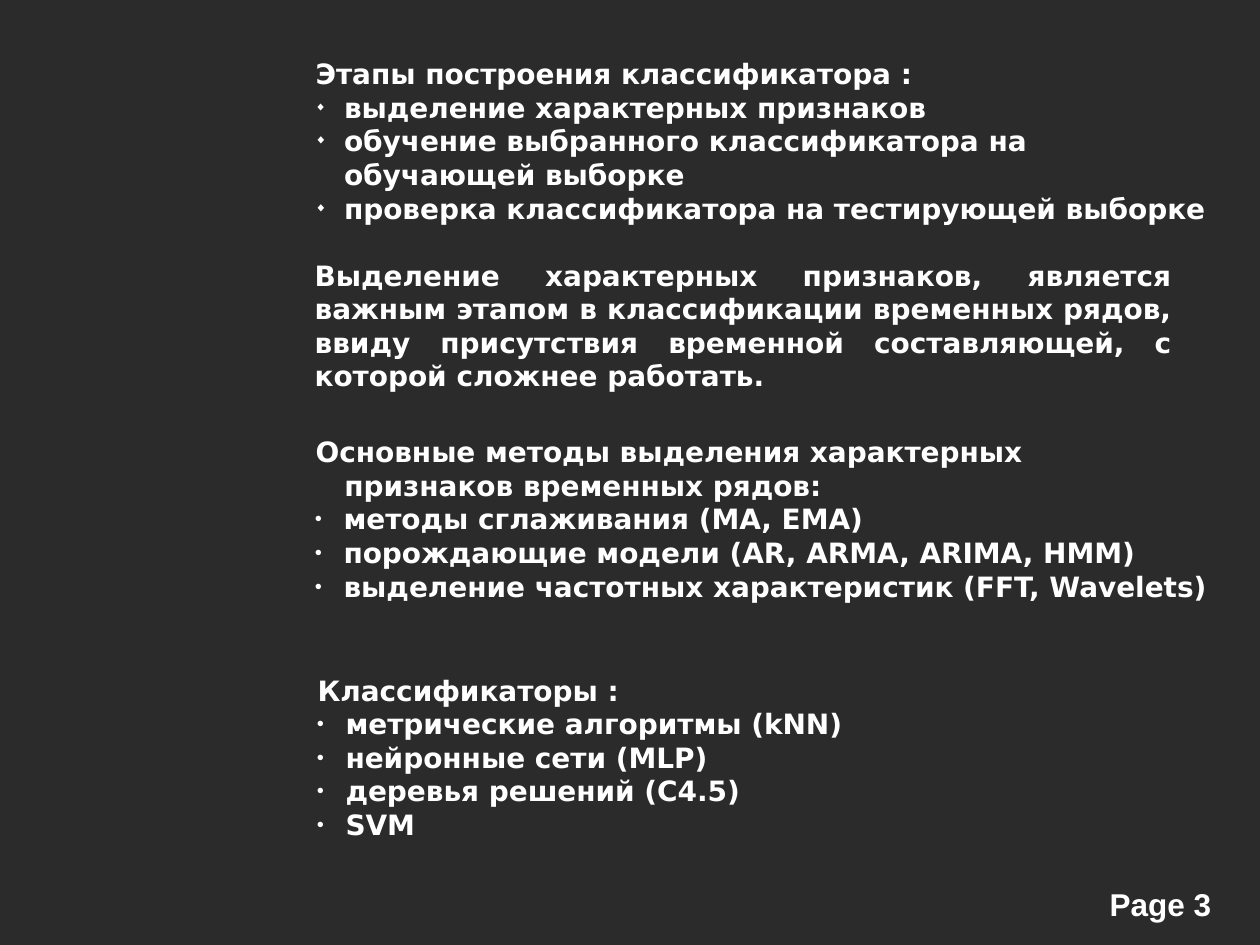
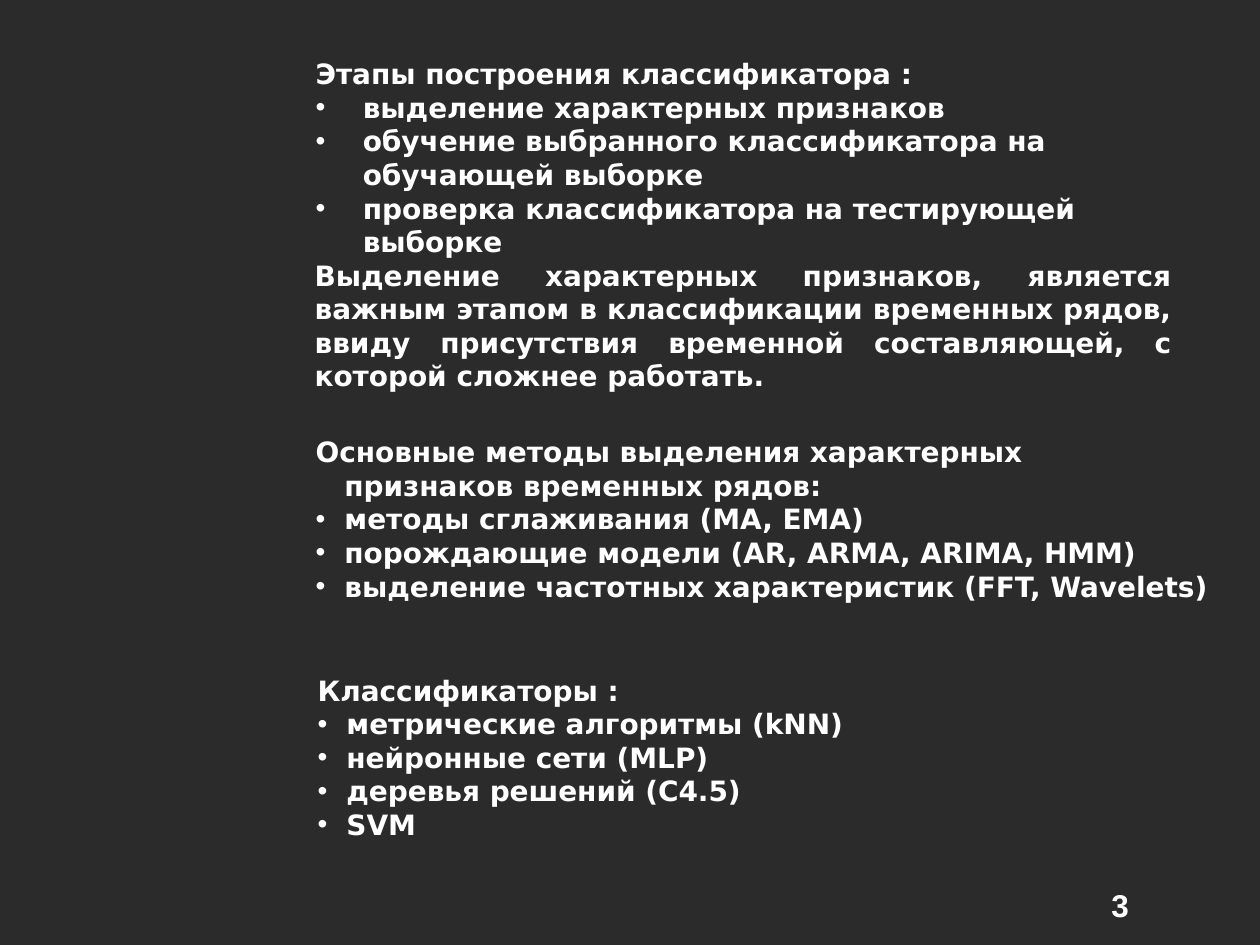
Before and after one commit to alexeyche/alexeyche-junk, a slide deck: slide 3 of cns/doc/conf.ppt. Drawn at 1260x945 pixels with LibreOffice and Linux fonts; fonts in the diff are those of the drawing; background and template pictures are left out; a plain dark background stands for a picture behind light text. Boxes give left, top, right and bottom in pixels: in the first picture for what was removed or moved away, otherwise in the second. Text is boxed around its words. In the diff, an @@ line names an element or a change of style, - is before the commit and + after.

```diff
--- a/cns/doc/conf.ppt
+++ b/cns/doc/conf.ppt
@@ text "Этапы построения классификатора :" at [316,62,1075,258]: indent changed; bullet ◆ to • @@
@@ text at [344,507,1207,603]: bullet ● to • @@
@@ page number at [1111,895,1129,918]: text changed @@
-Page 3
+3
```
Also in this commit, not shown: 9 other slides changed, 3 slides added, 3 slides removed, 2 other files.
